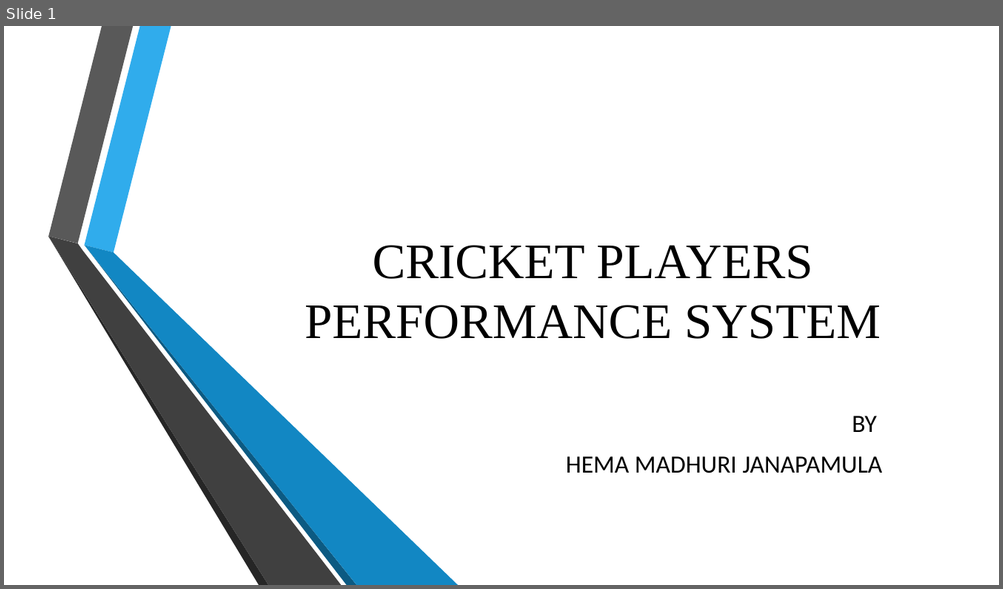
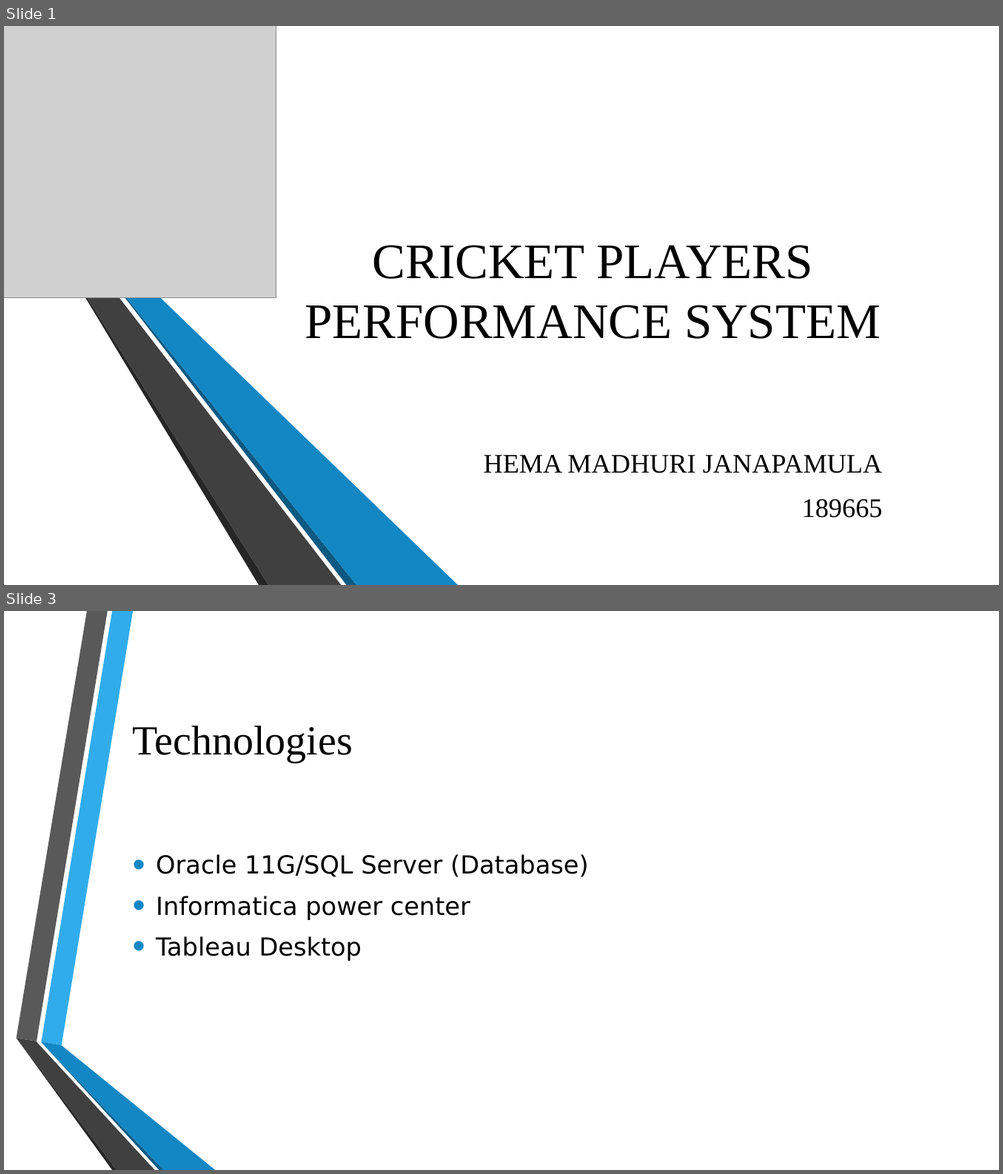
Before and after one commit to hemamadhuri98/test_fact, a slide deck: Cricket Players Performance System.pptx. Shown one above the other, each under a label of ours: slide 1 before the commit, slides 1 and 3 after it; the slides between them are not shown. The pictures are 1003x589 and 1003x1174 pixels, drawn with LibreOffice and Linux fonts; fonts in the diff are those of the drawing; grey boxes stand for pictures; background and template pictures are left out. Boxes give left, top, right and bottom in pixels: in the first picture for what was removed or moved away, otherwise in the second. Text is boxed around its words. In the diff, an @@ line names an element or a change of style, - is before the commit and + after.

```diff
--- a/Cricket Players Performance System.pptx
+++ b/Cricket Players Performance System.pptx
@@ slide 3 added at <box>4,611,999,1170</box>, background picture (left out) @@
@@ title added at <box>133,726,353,763</box>, 40 pt, text #000000 @@
+Technologies
@@ text added at <box>156,854,588,961</box>, 24 pt, text #000000 @@
+• Oracle 11G/SQL Server (Database)
+• Informatica power center
+• Tableau Desktop
@@ group added at <box>16,611,215,1170</box>: 6 freeform shapes @@
@@ slide 1 changed as well @@
@@ picture added at <box>4,26,276,298</box> @@
@@ subtitle at <box>851,416,876,432</box>: paragraph removed @@
-BY
@@ subtitle at <box>484,455,882,474</box>: size 24 to 25.9 pt, font Calibri to Times New Roman in "HEMA MADHURI JANAPAMULA" @@
@@ subtitle at <box>802,500,882,518</box>: paragraph added @@
+189665
```
Also in this commit, not shown: 15 other slides added.
